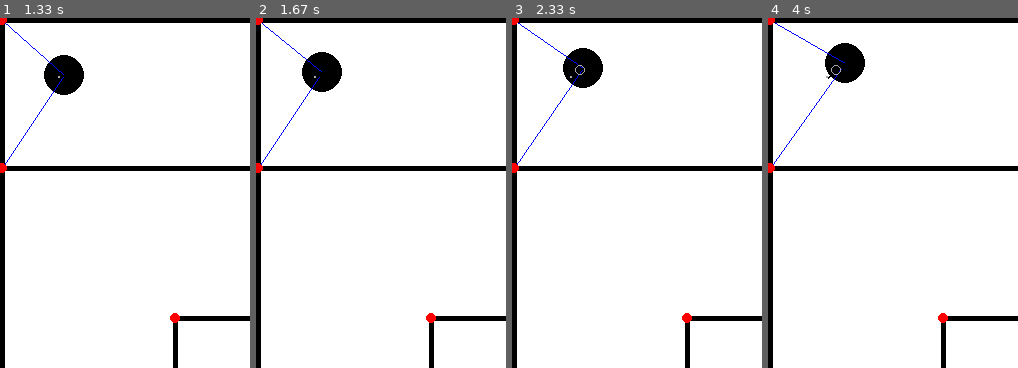
Above: before the commit, frames 1-4 (left to right).
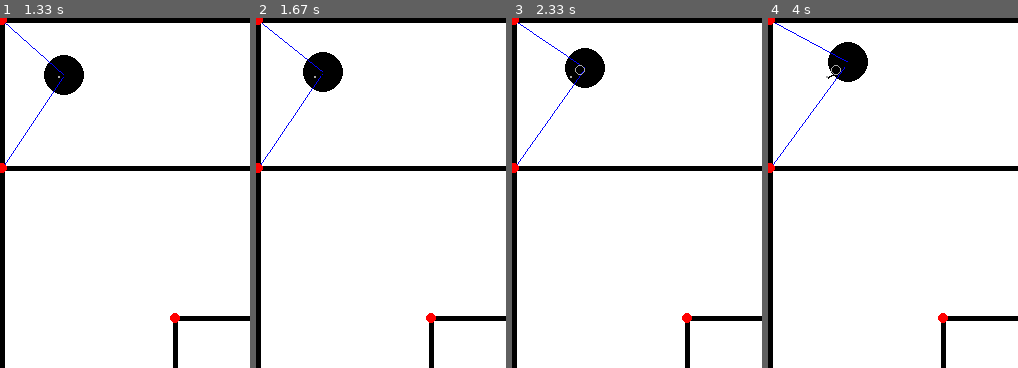
Above: after the commit, the same moments.

Repository: lukassanting/ARS_PSO_Assignment
Game: pygame game, started from Assignment_5/main.py
Two runs of this game, one before a commit and one after it. Both use one fixed random seed, a clock stepped at 60 frames per second and the inputs below.
Inputs:
- Up to frame 1 (1.33 s): hold D 0.33-0.8 s; hold W 0.83-1.3 s
- Up to frame 2 (1.67 s): hold D from 1.33 s (still down)
- Up to frame 3 (2.33 s): release D at 1.8 s; hold A from 1.83 s (still down)
- Up to frame 4 (4 s): release A at 2.37 s; hold S 2.4-2.7 s; hold W 3.17-3.53 s; hold D from 3.57 s (still down)
The pictures show only the part of the screen within x 0-50%, y 0-50%; the shares and areas given below are measured in that part.

Frame 1 is identical in both runs. In frame 2, 0.3% of the frame differs, in the area x 4-35%, y 2-39%; in frame 3, 0.4%; in frame 4, 0.6%, in the area x 3-40%, y 1-41%.

Commit message:
added more control over noise

Diff:
--- a/Assignment_5/main.py
+++ b/Assignment_5/main.py
@@ -70,7 +70,7 @@
                 return  # exit out of the function call to end the display
             if event.type == pygame.KEYDOWN:
                 key = event.key
-        bot.move(key=key, time_elapsed=1/FPS, verbose=False)
+        bot.move(key=key, time_elapsed=1/FPS, noisy_velocity=add_noise_to_velocity, noisy_angles=add_noise_to_angle, verbose=False)
 
         display.fill(white)
         bot.draw()
@@ -91,7 +91,9 @@
             beam_robot_dist = trilateration(bot._pos, active_beacons[:3])
 
             if add_noise_to_sensors:
-                trilateral_pos_for_kalman = np.concatenate((np.asarray(beam_robot_dist), bot._pos[2]), axis=None)+np.random.normal()
+                noisy_angle = bot._pos[2]+np.random.normal(scale=0.1)
+                noisy_position = np.asarray(beam_robot_dist)+np.random.normal(scale=3)
+                trilateral_pos_for_kalman = np.concatenate((noisy_position, noisy_angle), axis=None)
             else:
                 trilateral_pos_for_kalman = np.concatenate((np.asarray(beam_robot_dist), bot._pos[2]), axis=None)
 
--- a/Assignment_5/pygame_classes.py
+++ b/Assignment_5/pygame_classes.py
@@ -93,13 +93,13 @@
     # ---------------------------------------------------------------------------------
     # -------------------------- MOVEMENT FUNCTIONS -----------------------------------
     # ---------------------------------------------------------------------------------
-    def move(self, key, time_elapsed, noisy_velocity=False, noisy_angle=False, verbose=False):
+    def move(self, key, time_elapsed, noisy_velocity=False, noisy_angles=False, verbose=False):
         self._change_in_theta = 0
         if key is not None:
             if key == pygame.K_w: self.accelerate(add_noise=noisy_velocity, verbose=verbose)
             if key == pygame.K_s: self.decelerate(add_noise=noisy_velocity, verbose=verbose)
-            if key == pygame.K_a: self.increase_angle(add_noise=noisy_angle, verbose=verbose)
-            if key == pygame.K_d: self.decrease_angle(add_noise=noisy_angle, verbose=verbose)
+            if key == pygame.K_a: self.increase_angle(add_noise=noisy_angles, verbose=verbose)
+            if key == pygame.K_d: self.decrease_angle(add_noise=noisy_angles, verbose=verbose)
             if key == pygame.K_x: self.stop(verbose=verbose)
             if key == pygame.K_r: self.reset(verbose=verbose)
 
